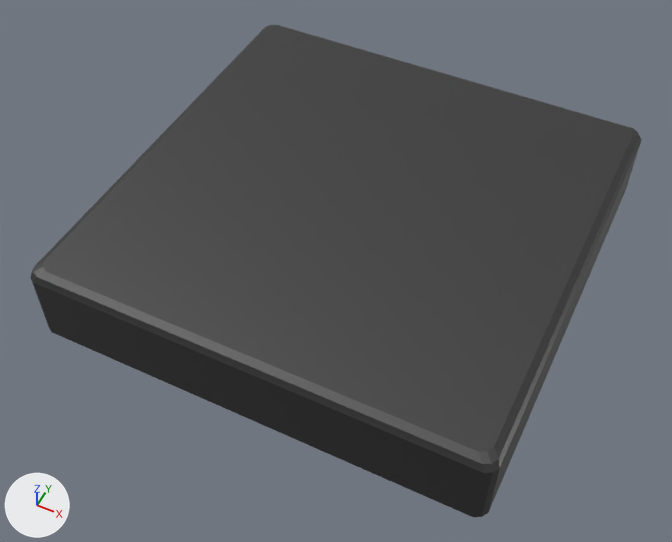
The glTF model components/buttonPanel/assets/models/RectLever.glb, before and after one commit.
Both versions are drawn from a 50 mm camera at (0.0157, -0.0341, 0.0457) aimed at (-0.0002, -0.0023, 0.006). Every picture has the same lights, and +X, +Y and +Z are marked at lower left. Vertices at the same position are counted once.

In view in the first picture: 'RectLever'.
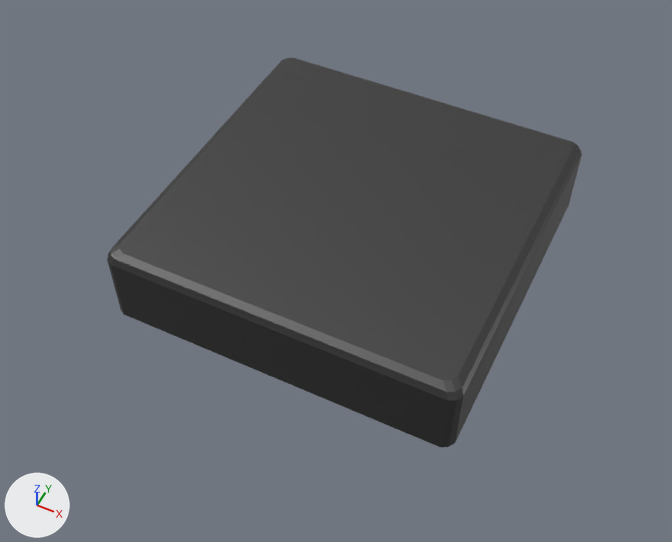
Boxes (x1, y1, x2, y2) around the edits, measured in the pictures (672 x 542 px; the box of a moved part takes in the faces that stretch with it):
'RectLever', reshaped (22% narrower, 21% shorter)
    before: (30, 25, 641, 517)
    after: (107, 58, 582, 447)
part 1 of me_cube_008, moved or reshaped
    before: (626, 127, 640, 136)
    after: (567, 141, 581, 152)
part 2 of me_cube_008, moved or reshaped
    before: (473, 131, 641, 517)
    after: (441, 145, 582, 447)
part 3 of me_cube_008, moved or reshaped
    before: (266, 25, 631, 446)
    after: (283, 58, 572, 375)
part 4 of me_cube_008, moved or reshaped
    before: (30, 26, 494, 517)
    after: (107, 59, 448, 447)

The change, as a list of edits to the scene's bpy script:
```text
Change me_cube_008:
    where me_cube_008.from_pydata(...)  # 48 vertices, 92 faces; spans x -0.0128..0.0128, y -0.0128..0.0128, z 0.0054..0.0101
    used by ob_rectlever; location = (0.0, 0.0, 0.0)
    me_cube_008 part 1: all 12 vertices in x 0.0117..0.0128, y 0.0117..0.0128, z 0.0054..0.0101 are moved by (-0.0028, -0.0028, 0.0)
    me_cube_008 part 2: all 12 vertices in x 0.0117..0.0128, y -0.0128..-0.0117, z 0.0054..0.0101 are moved by (-0.0028, 0.0028, 0.0)
    me_cube_008 part 3: all 12 vertices in x -0.0128..-0.0117, y 0.0117..0.0128, z 0.0054..0.0101 are moved by (0.0028, -0.0028, 0.0)
    me_cube_008 part 4: all 12 vertices in x -0.0128..-0.0117, y -0.0128..-0.0117, z 0.0054..0.0101 are moved by (0.0028, 0.0028, 0.0)
```
